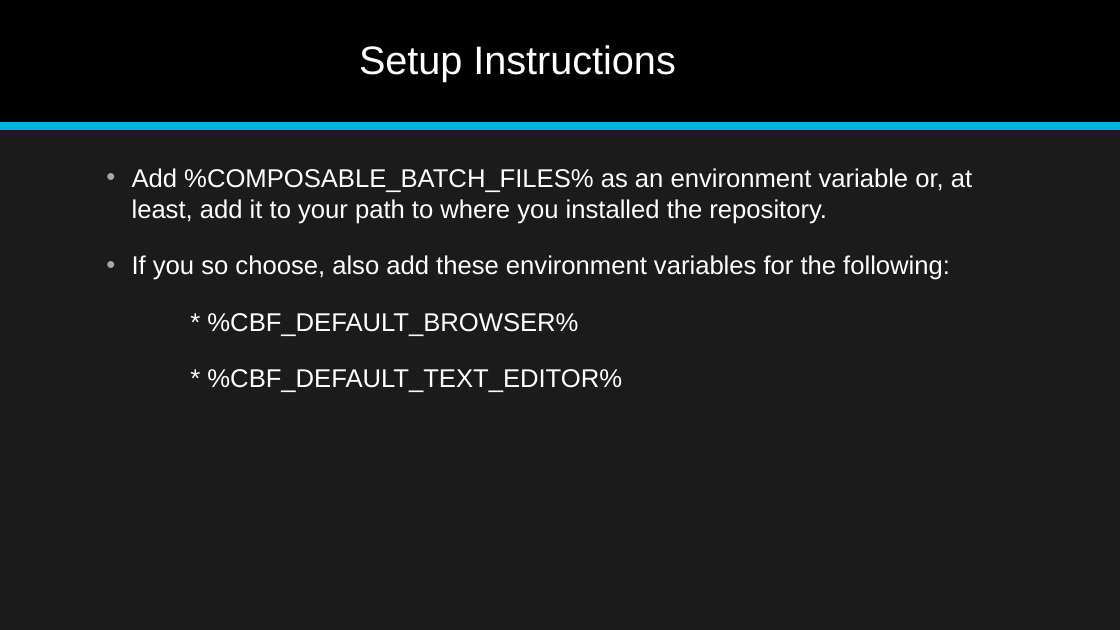
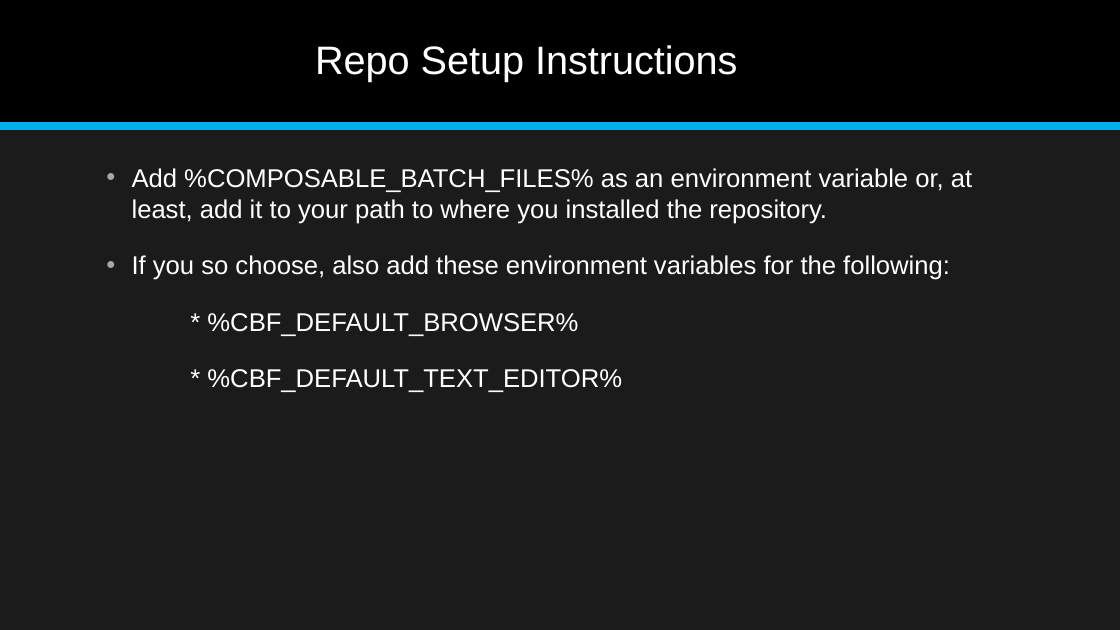
Before and after one commit to jonathan-r-jones/Composable-Batch-Files, a slide deck: slide 7 of Composable Batch File Helper.pptx. Drawn at 1120x630 pixels with LibreOffice and Linux fonts; fonts in the diff are those of the drawing. Boxes give left, top, right and bottom in pixels: in the first picture for what was removed or moved away, otherwise in the second. Text is boxed around its words. In the diff, an @@ line names an element or a change of style, - is before the commit and + after.

```diff
--- a/Composable Batch File Helper.pptx
+++ b/Composable Batch File Helper.pptx
@@ title at box(315, 45, 737, 82): text changed @@
-Setup Instructions
+Repo Setup Instructions
```
Also in this commit, not shown: 5 other slides changed.
